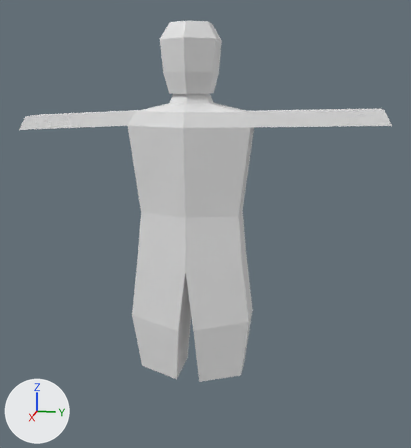
The Blender file Assets/Models/character.blend, before and after one commit.
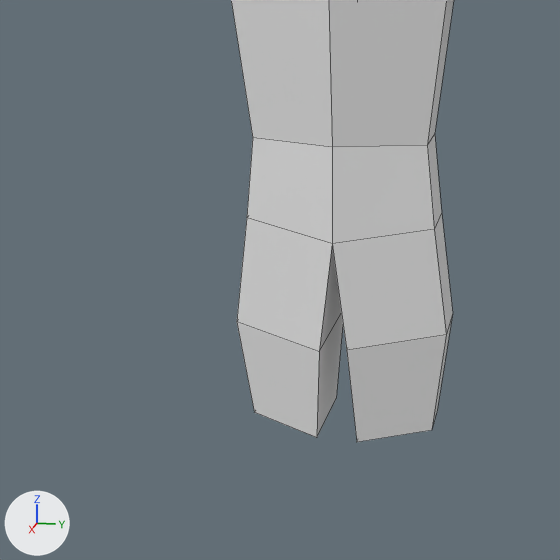
Each version is shown whole from a camera (50 mm lens) standing at (7.64, 1.72, 4.25) and looking at (-0.06, 0.18, 2.33), then close up on the part from 0% to 76% of the width and 30% to 100% of the height. The axes (+X, +Y, +Z) are drawn at lower left. The lights are the same throughout. The close-ups show mesh edges as thin lines.
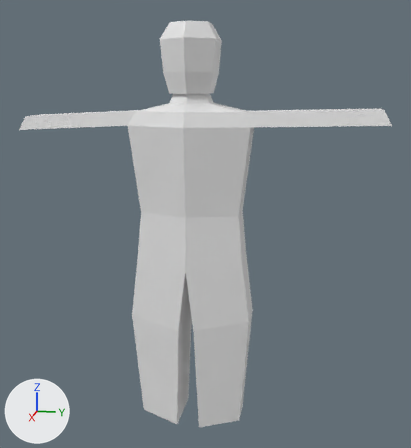
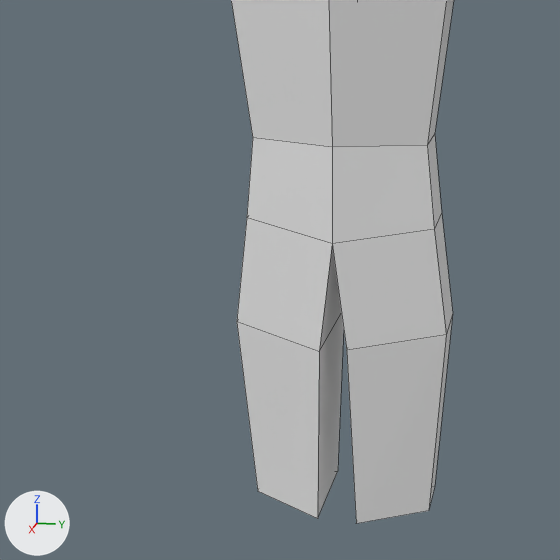
Boxes (x1, y1, x2, y2) around the edits, measured in the close-ups (560 x 560 px; the box of a moved part takes in the faces that stretch with it):
'Cylinder', reshaped: before (231, 0, 454, 442); after (231, 0, 454, 524)
part 1 of me_cylinder, moved or reshaped: before (237, 313, 453, 442); after (237, 313, 453, 524)

The change, as a diff of the scene's bpy script:
```diff
--- a/Assets/Models/character.blend.py
+++ b/Assets/Models/character.blend.py
@@ me_cylinder @@
 me_cylinder.from_pydata(...)  # 84 vertices, 81 faces; spans x -3.25..3.42, y -5.06..5.36, z 0.19..11.45
 # used by ob_cylinder; location = (0.0, 0.0, 0.0); rotation_euler = (0.0, 0.0, 0.524), in degrees (0, 0, 30); scale = (0.439, 0.439, 0.439)
-me_cylinder.vertices[68].co = (0.51, 1.67, 0.36)  # pixel (437, 410)
-me_cylinder.vertices[69].co = (1.2, 1.27, 0.36)  # pixel (431, 430)
-me_cylinder.vertices[70].co = (0.88, -0.07, 0.19)  # pixel (356, 442)
-me_cylinder.vertices[71].co = (-0.5, 0.73, 0.19)
-me_cylinder.vertices[72].co = (0.5, -0.73, 0.2)  # pixel (316, 437)
-me_cylinder.vertices[73].co = (-0.5, -1.67, 0.37)  # pixel (254, 412)
-me_cylinder.vertices[74].co = (-1.2, -1.27, 0.37)
-me_cylinder.vertices[75].co = (-0.88, 0.07, 0.2)  # pixel (336, 398)
+# me_cylinder part 1
+me_cylinder.vertices[68].co = (0.47, 1.66, -1.3)  # pixel (434, 486)
+me_cylinder.vertices[69].co = (1.2, 1.24, -1.3)  # pixel (428, 510)
+me_cylinder.vertices[70].co = (0.92, -0.1, -1.46)  # pixel (356, 523)
+me_cylinder.vertices[71].co = (-0.55, 0.75, -1.46)
+me_cylinder.vertices[72].co = (0.55, -0.75, -1.46)  # pixel (317, 518)
+me_cylinder.vertices[73].co = (-0.47, -1.66, -1.29)  # pixel (257, 491)
+me_cylinder.vertices[74].co = (-1.2, -1.24, -1.29)
+me_cylinder.vertices[75].co = (-0.92, 0.1, -1.46)  # pixel (337, 471)
```
